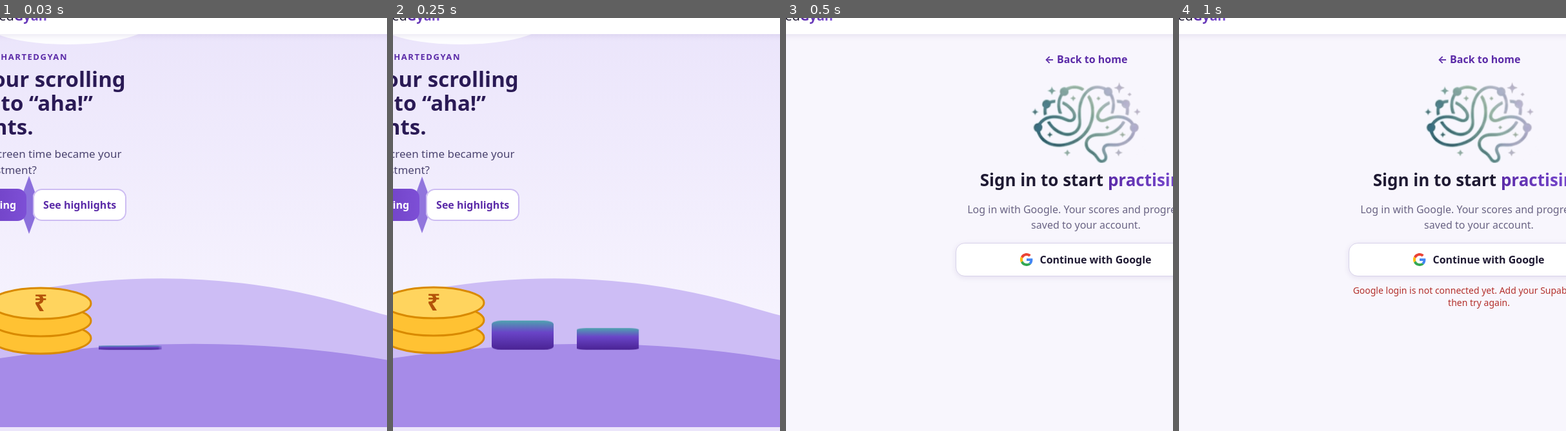
Above: before the commit, frames 1-4 (left to right).
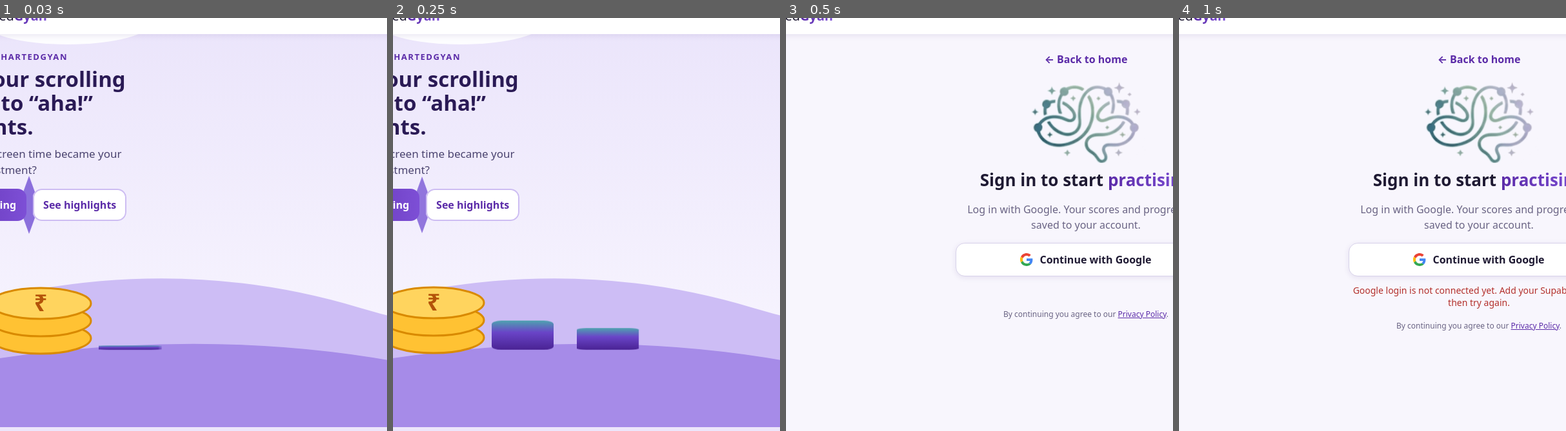
Above: after the commit, the same moments.

Repository: kakashi4here-cyber/ca-aha-game
Game: browser game, page index.html
The game is run twice, just before and just after one commit, with the same random seed, the same clock (stepped at 60 frames per second) and the same inputs.
Inputs:
- Up to frame 1 (0.03 s): no input
- Up to frame 2 (0.25 s): no input
- Up to frame 3 (0.5 s): click "Start practising" at 0.27 s
- Up to frame 4 (1 s): click "Continue with Google" at 0.52 s
The pictures show only the part of the screen within x 11-61%, y 2-52%; the shares and areas given below are measured in that part.

The runs differ from the first frame. In frame 3, 0.3% of the frame differs, in the area x 56-99%, y 70-73%; in frame 4, 0.3%.

Commit message:
Add files via upload

Diff:
--- a/index.html
+++ b/index.html
@@ -128,7 +128,7 @@
   <div class="mini"><span class="a">🧑‍🌾</span><span class="b">🍵</span></div></div></section>
  <section class="sec s3"><div class="rv"><div class="lab">Stay consistent</div><h2>Daily practice</h2><p>A small set of questions every day to build a habit that lasts till exam day.</p>
   <div class="streak"><i>🔥</i><i>🔥</i><i>🔥</i><i>🔥</i><i>⭐</i></div></div></section>
- <footer class="foot">Made with ♥ · ChartedGyan © 2026</footer>
+ <footer class="foot">Made with ♥ · ChartedGyan © 2026 · <a href="privacy.html" style="color:#5b2ba8">Privacy Policy</a></footer>
 </main>
 
 <section id="auth" hidden>
@@ -140,6 +140,7 @@
  <div id="amsg"></div>
  <p id="setup" style="font-size:13px">Setup mode: Google login is not connected to a database yet.</p>
  <button id="preview" class="ghost" onclick="startPreview()">Preview the practice area</button>
+ <p style="font-size:12px;margin-top:18px">By continuing you agree to our <a href="privacy.html" style="color:#5b2ba8">Privacy Policy</a>.</p>
 </section>
 
 <div id="app" hidden></div>
--- /dev/null
+++ b/privacy.html
@@ -0,0 +1,44 @@
+<!DOCTYPE html>
+<html lang="en">
+<head>
+<meta charset="utf-8">
+<meta name="viewport" content="width=device-width, initial-scale=1">
+<title>Privacy Policy – ChartedGyan</title>
+<style>
+body{margin:0;background:#f8f6fd;color:#1f1a33;font-family:system-ui,-apple-system,"Segoe UI",Roboto,sans-serif;line-height:1.65}
+main{max-width:720px;margin:0 auto;padding:24px 20px 60px}
+a{color:#5b2ba8}
+h1{font-size:30px;margin:14px 0 4px}
+h2{font-size:19px;margin:28px 0 6px;color:#5b2ba8}
+.date{color:#6a6484;font-size:14px}
+.card{background:#fff;border-radius:18px;padding:8px 22px 22px;box-shadow:0 2px 12px rgba(60,30,120,.1);margin-top:16px}
+</style>
+</head>
+<body>
+<main>
+<a href="index.html">← Back to ChartedGyan</a>
+<h1>Privacy Policy</h1>
+<div class="date">Last updated: 21 November 2026</div>
+<div class="card">
+<h2>Who we are</h2>
+<p>ChartedGyan (“we”, “us”) is a website that helps students practise CA exam topics with short questions and animated answers. Our website is https://ca-aha-game.vercel.app.</p>
+<h2>What information we collect</h2>
+<p>When you sign in with Google, Google shares your name, email address and profile picture with us. When you practise, we save which topics you attempted, your scores and the date.</p>
+<h2>How we use it</h2>
+<p>We use this information only to sign you in, save your progress and show you your own results. We do not use it for advertising.</p>
+<h2>Where it is stored</h2>
+<p>Sign-in and your practice results are stored with our service provider Supabase. The website is hosted by Vercel. These providers process data on our behalf to run the website.</p>
+<h2>Sharing</h2>
+<p>We do not sell your personal information. We do not share it with anyone except the service providers named above, or when the law requires it.</p>
+<h2>Your choices</h2>
+<p>You can sign out at any time. You can remove ChartedGyan’s access to your Google account at myaccount.google.com/permissions. To have your account and saved results deleted, email us at the address below.</p>
+<h2>Google user data</h2>
+<p>ChartedGyan’s use of information received from Google follows the Google API Services User Data Policy. We only receive basic profile information (name, email address and profile picture).</p>
+<h2>Changes</h2>
+<p>If we change this policy, we will update the date at the top of this page.</p>
+<h2>Contact</h2>
+<p>Questions or deletion requests: <a href="mailto:kakashi4here@gmail.com">kakashi4here@gmail.com</a></p>
+</div>
+</main>
+</body>
+</html>
